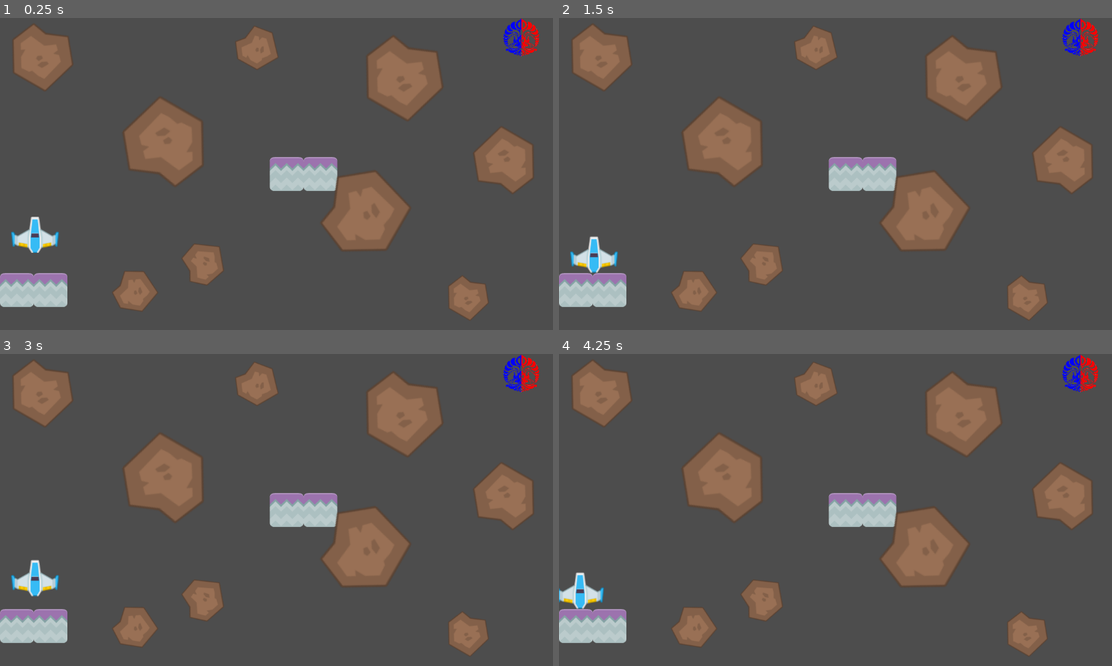
Above: before the commit, frames 1-4 (two rows, left to right).
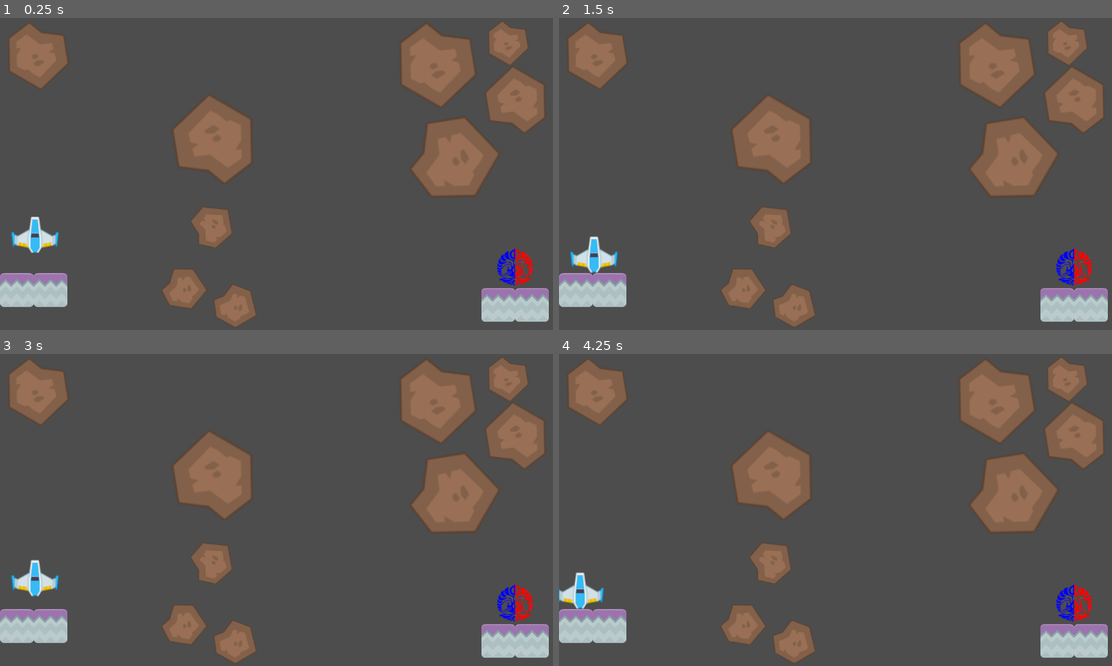
Above: after the commit, the same moments.

Repository: ebiyo/GameDev-tutorial-2
Game: Godot game, scene res://scenes/MainLevel.tscn
Same seed, same stepped clock (60 frames per second), same inputs: the game is played once before the commit and once after it.
Inputs:
- Up to frame 1 (0.25 s): no input
- Up to frame 2 (1.5 s): hold Right (move_right) 0.53-1.28 s; tap Enter at 1.25 s; hold Down (move_down) from 1.28 s (still down)
- Up to frame 3 (3 s): tap Space at 2 s; release Down (move_down) at 2.03 s; hold Right (move_right) 2.03-2.78 s; tap Enter at 2.75 s; hold Up (move_up) from 2.78 s (still down)
- Up to frame 4 (4.25 s): release Up (move_up) at 3.53 s; hold Left (move_left) from 3.53 s (still down)

The runs differ from the first frame. In frame 1, 24% of the frame differs, in the area x 1-100%, y 0-100%; in frame 2, 24%; in frame 3, 24%; in frame 4, 24%.

Commit message:
Added second level

Diff:
--- a/scenes/MainLevel.tscn
+++ b/scenes/MainLevel.tscn
@@ -36,10 +36,10 @@
 position = Vector2(70, 0)
 
 [node name="StonePlatform" parent="PlatformBlue" unique_id=964098601 instance=ExtResource("1")]
-position = Vector2(560, -241)
+position = Vector2(999, 31)
 
 [node name="StonePlatform2" parent="PlatformBlue" unique_id=1594265889 instance=ExtResource("1")]
-position = Vector2(630, -241)
+position = Vector2(1069, 31)
 
 [node name="BlueShip" parent="." unique_id=150247224 instance=ExtResource("2")]
 position = Vector2(72.7009, 421.901)
@@ -52,13 +52,14 @@
 
 [node name="ObjectiveArea" type="Area2D" parent="." unique_id=779178061]
 script = ExtResource("4")
+target_scene_path = "res://scenes/SecondLevel.tscn"
 
 [node name="CollisionShape2D" type="CollisionShape2D" parent="ObjectiveArea" unique_id=670694693]
-position = Vector2(1082, 40)
+position = Vector2(1068, 517)
 shape = SubResource("1")
 
 [node name="Sprite2D" type="Sprite2D" parent="ObjectiveArea" unique_id=1545912824]
-position = Vector2(1082, 40)
+position = Vector2(1069, 517)
 scale = Vector2(0.5, 0.5)
 texture = ExtResource("6_xum0q")
 
@@ -67,39 +68,40 @@
 rotation = -3.1415925
 
 [node name="Meteor2" parent="Meteors" unique_id=71035417 instance=ExtResource("6_yxyfn")]
-position = Vector2(544, 73.99994)
+position = Vector2(526, 150.99985)
 rotation = -2.268928
 
 [node name="Meteor7" parent="Meteors" unique_id=1522138054 instance=ExtResource("6_yxyfn")]
+position = Vector2(-82.99992, 529)
 
 [node name="Meteor5" parent="Meteors" unique_id=1512741036 instance=ExtResource("6_yxyfn")]
-position = Vector2(434.00012, 518)
+position = Vector2(479, -17.999983)
 rotation = -1.0471976
 
 [node name="Meteor3" parent="Meteors" unique_id=1927485398 instance=ExtResource("6_yxyfn")]
-position = Vector2(687, 13.999878)
+position = Vector2(585, 18.999832)
 rotation = -1.3962636
 
 [node name="Meteor9" parent="Meteors" unique_id=768781936 instance=ExtResource("6_yxyfn")]
-position = Vector2(885.00006, 498.99994)
+position = Vector2(894.0001, 501.99988)
 scale = Vector2(1.5, 1.5)
 
 [node name="Meteor8" parent="Meteors" unique_id=685590935 instance=ExtResource("6_yxyfn")]
-position = Vector2(-80.99994, 290.00003)
+position = Vector2(-104.999916, 415.00003)
 rotation = -3.1415925
 scale = Vector2(1.5, 1.5)
 
 [node name="Meteor6" parent="Meteors" unique_id=1361034573 instance=ExtResource("6_yxyfn")]
-position = Vector2(135.00006, 455)
+position = Vector2(66.00006, 482)
 scale = Vector2(1.9, 1.9)
 
 [node name="Meteor4" parent="Meteors" unique_id=915173516 instance=ExtResource("6_yxyfn")]
-position = Vector2(207, 176)
+position = Vector2(22.000015, 288.00003)
 rotation = -1.5707964
 scale = Vector2(2, 2)
 
 [node name="Meteor" parent="Meteors" unique_id=1780730153 instance=ExtResource("6_yxyfn")]
-position = Vector2(624, 328.99997)
+position = Vector2(522, 333.99994)
 rotation = 3.1415925
 scale = Vector2(2, 2)
 
--- a/scenes/ObjectiveArea.gd
+++ b/scenes/ObjectiveArea.gd
@@ -1,5 +1,6 @@
 extends Area2D
 
+@export var target_scene_path : String
 @onready var win_label = $"../CanvasLayer/Label"
 @onready var restart_button = $"../CanvasLayer/RestartButton"
 @onready var next_button = $"../CanvasLayer/NextButton"
@@ -18,5 +19,6 @@
 	get_tree().reload_current_scene()
 
 func _on_next_button_pressed():
+	print(target_scene_path)
 	get_tree().paused = false
-	get_tree().change_scene_to_file("res://Level2.tscn")
+	get_tree().change_scene_to_file(target_scene_path)
--- /dev/null
+++ b/scenes/SecondLevel.tscn
@@ -0,0 +1,185 @@
+[gd_scene format=3 uid="uid://ml0md1hol1cm"]
+
+[ext_resource type="Script" uid="uid://bsuv2svmaqypq" path="res://scenes/PlatformBlue.gd" id="1_crcml"]
+[ext_resource type="PackedScene" uid="uid://y5a4e3ajuy2r" path="res://scenes/StonePlatform.tscn" id="2_jll4c"]
+[ext_resource type="PackedScene" uid="uid://datfp8kxjrjg" path="res://scenes/BlueShip.tscn" id="3_42n16"]
+[ext_resource type="Texture2D" uid="uid://cbwgix0inp3tk" path="res://assets/snow.png" id="3_mlhxy"]
+[ext_resource type="Script" uid="uid://buha0qve47owk" path="res://scenes/blue_ship.gd" id="4_mlhxy"]
+[ext_resource type="Script" uid="uid://x2rdmjyr1ttw" path="res://scenes/ObjectiveArea.gd" id="5_uafb5"]
+[ext_resource type="Texture2D" uid="uid://3ruxfsvp87ub" path="res://assets/playerShip1_green.png" id="6_uafb5"]
+[ext_resource type="Texture2D" uid="uid://dh610bbucs6rh" path="res://assets/fasilkom.png" id="6_wgy16"]
+[ext_resource type="PackedScene" uid="uid://b5a4ynav86ee6" path="res://scenes/Meteor.tscn" id="7_223sp"]
+[ext_resource type="Script" uid="uid://2ms6txwrircs" path="res://scenes/out_of_bounds.gd" id="8_ahi2w"]
+
+[sub_resource type="RectangleShape2D" id="1"]
+size = Vector2(138.75, 79)
+
+[sub_resource type="RectangleShape2D" id="RectangleShape2D_wcvik"]
+size = Vector2(697, 37)
+
+[sub_resource type="RectangleShape2D" id="RectangleShape2D_6ib6r"]
+size = Vector2(697, 37)
+
+[sub_resource type="RectangleShape2D" id="RectangleShape2D_2cvyt"]
+size = Vector2(1173.5, 20)
+
+[sub_resource type="RectangleShape2D" id="RectangleShape2D_4t260"]
+size = Vector2(1173.5, 20)
+
+[node name="MainLevel" type="Node" unique_id=832108525]
+
+[node name="PlatformBlue" type="Node2D" parent="." unique_id=1028510209]
+position = Vector2(35, 565)
+script = ExtResource("1_crcml")
+
+[node name="SnowPlatform3" parent="PlatformBlue" unique_id=1127170183 instance=ExtResource("2_jll4c")]
+
+[node name="Sprite2D" parent="PlatformBlue/SnowPlatform3" index="0" unique_id=324092146]
+texture = ExtResource("3_mlhxy")
+
+[node name="SnowPlatform4" parent="PlatformBlue" unique_id=266156621 instance=ExtResource("2_jll4c")]
+position = Vector2(70, 0)
+
+[node name="Sprite2D" parent="PlatformBlue/SnowPlatform4" index="0" unique_id=324092146]
+texture = ExtResource("3_mlhxy")
+
+[node name="SnowPlatform" parent="PlatformBlue" unique_id=964098601 instance=ExtResource("2_jll4c")]
+position = Vector2(560, -241)
+
+[node name="Sprite2D" parent="PlatformBlue/SnowPlatform" index="0" unique_id=324092146]
+texture = ExtResource("3_mlhxy")
+
+[node name="SnowPlatform2" parent="PlatformBlue" unique_id=1594265889 instance=ExtResource("2_jll4c")]
+position = Vector2(630, -241)
+
+[node name="Sprite2D" parent="PlatformBlue/SnowPlatform2" index="0" unique_id=324092146]
+texture = ExtResource("3_mlhxy")
+
+[node name="GreenShip" parent="." unique_id=150247224 instance=ExtResource("3_42n16")]
+position = Vector2(72.7009, 421.901)
+lock_rotation = true
+freeze_mode = 1
+script = ExtResource("4_mlhxy")
+thrust_force = 2400.0
+horizontal_force = 300.0
+max_speed = 1200.0
+
+[node name="Sprite2D" parent="GreenShip" index="0" unique_id=767294473]
+texture = ExtResource("6_uafb5")
+
+[node name="ObjectiveArea" type="Area2D" parent="." unique_id=779178061]
+script = ExtResource("5_uafb5")
+target_scene_path = "res://scenes/MainLevel.tscn"
+
+[node name="CollisionShape2D" type="CollisionShape2D" parent="ObjectiveArea" unique_id=670694693]
+position = Vector2(1082, 40)
+shape = SubResource("1")
+
+[node name="Sprite2D" type="Sprite2D" parent="ObjectiveArea" unique_id=1545912824]
+position = Vector2(1082, 40)
+scale = Vector2(0.5, 0.5)
+texture = ExtResource("6_wgy16")
+
+[node name="Meteors" type="Node2D" parent="." unique_id=1403441345]
+position = Vector2(969, 583)
+rotation = -3.1415925
+
+[node name="Meteor2" parent="Meteors" unique_id=71035417 instance=ExtResource("7_223sp")]
+position = Vector2(544, 73.99994)
+rotation = -2.268928
+
+[node name="Meteor7" parent="Meteors" unique_id=1522138054 instance=ExtResource("7_223sp")]
+
+[node name="Meteor5" parent="Meteors" unique_id=1512741036 instance=ExtResource("7_223sp")]
+position = Vector2(434.00012, 518)
+rotation = -1.0471976
+
+[node name="Meteor3" parent="Meteors" unique_id=1927485398 instance=ExtResource("7_223sp")]
+position = Vector2(687, 13.999878)
+rotation = -1.3962636
+
+[node name="Meteor9" parent="Meteors" unique_id=768781936 instance=ExtResource("7_223sp")]
+position = Vector2(885.00006, 498.99994)
+scale = Vector2(1.5, 1.5)
+
+[node name="Meteor8" parent="Meteors" unique_id=685590935 instance=ExtResource("7_223sp")]
+position = Vector2(-80.99994, 290.00003)
+rotation = -3.1415925
+scale = Vector2(1.5, 1.5)
+
+[node name="Meteor6" parent="Meteors" unique_id=1361034573 instance=ExtResource("7_223sp")]
+position = Vector2(135.00006, 455)
+scale = Vector2(1.9, 1.9)
+
+[node name="Meteor4" parent="Meteors" unique_id=915173516 instance=ExtResource("7_223sp")]
+position = Vector2(207, 176)
+rotation = -1.5707964
+scale = Vector2(2, 2)
+
+[node name="Meteor" parent="Meteors" unique_id=1780730153 instance=ExtResource("7_223sp")]
+position = Vector2(624, 328.99997)
+rotation = 3.1415925
+scale = Vector2(2, 2)
+
+[node name="OutOfBounds" type="Area2D" parent="." unique_id=54011810]
+script = ExtResource("8_ahi2w")
+
+[node name="CollisionShape2D3" type="CollisionShape2D" parent="OutOfBounds" unique_id=507055724]
+position = Vector2(1180, 321)
+rotation = 1.5707964
+shape = SubResource("RectangleShape2D_wcvik")
+
+[node name="CollisionShape2D2" type="CollisionShape2D" parent="OutOfBounds" unique_id=1703259293]
+position = Vector2(-29, 313.5)
+rotation = 1.5707964
+shape = SubResource("RectangleShape2D_6ib6r")
+
+[node name="CollisionShape2D" type="CollisionShape2D" parent="OutOfBounds" unique_id=1199297349]
+position = Vector2(576.25, -19)
+shape = SubResource("RectangleShape2D_2cvyt")
+
+[node name="CollisionShape2D4" type="CollisionShape2D" parent="OutOfBounds" unique_id=1380782197]
+position = Vector2(576, 668)
+shape = SubResource("RectangleShape2D_4t260")
+
+[node name="CanvasLayer" type="CanvasLayer" parent="." unique_id=1387410533]
+process_mode = 2
+
+[node name="Label" type="Label" parent="CanvasLayer" unique_id=1279954739]
+visible = false
+offset_left = 172.0
+offset_top = 274.0
+offset_right = 379.0
+offset_bottom = 297.0
+theme_override_font_sizes/font_size = 64
+text = "Anjay jago banget bang!😎"
+
+[node name="RestartButton" type="Button" parent="CanvasLayer" unique_id=249289776]
+process_mode = 2
+visible = false
+offset_left = 388.0
+offset_top = 394.0
+offset_right = 508.0
+offset_bottom = 447.0
+theme_override_font_sizes/font_size = 32
+text = "Restart"
+
+[node name="NextButton" type="Button" parent="CanvasLayer" unique_id=1066790748]
+process_mode = 2
+visible = false
+offset_left = 559.0
+offset_top = 395.0
+offset_right = 730.0
+offset_bottom = 448.0
+theme_override_font_sizes/font_size = 32
+text = "Previous Level"
+
+[connection signal="body_entered" from="ObjectiveArea" to="ObjectiveArea" method="_on_ObjectiveArea_body_entered"]
+[connection signal="pressed" from="CanvasLayer/RestartButton" to="ObjectiveArea" method="_on_restart_button_pressed"]
+[connection signal="pressed" from="CanvasLayer/NextButton" to="ObjectiveArea" method="_on_next_button_pressed"]
+
+[editable path="PlatformBlue/SnowPlatform3"]
+[editable path="PlatformBlue/SnowPlatform4"]
+[editable path="PlatformBlue/SnowPlatform"]
+[editable path="PlatformBlue/SnowPlatform2"]
+[editable path="GreenShip"]
--- a/scenes/StonePlatform.tscn
+++ b/scenes/StonePlatform.tscn
@@ -1,14 +1,14 @@
-[gd_scene load_steps=3 format=3 uid="uid://y5a4e3ajuy2r"]
+[gd_scene format=3 uid="uid://y5a4e3ajuy2r"]
 
 [ext_resource type="Texture2D" uid="uid://c0do1j2bc1edf" path="res://assets/stone.png" id="1_3p1dt"]
 
 [sub_resource type="RectangleShape2D" id="2"]
 size = Vector2(70.8416, 70.5898)
 
-[node name="StonePlatform" type="StaticBody2D"]
+[node name="StonePlatform" type="StaticBody2D" unique_id=1040779294]
 
-[node name="Sprite2D" type="Sprite2D" parent="."]
+[node name="Sprite2D" type="Sprite2D" parent="." unique_id=324092146]
 texture = ExtResource("1_3p1dt")
 
-[node name="CollisionShape2D" type="CollisionShape2D" parent="."]
+[node name="CollisionShape2D" type="CollisionShape2D" parent="." unique_id=1781685921]
 shape = SubResource("2")
